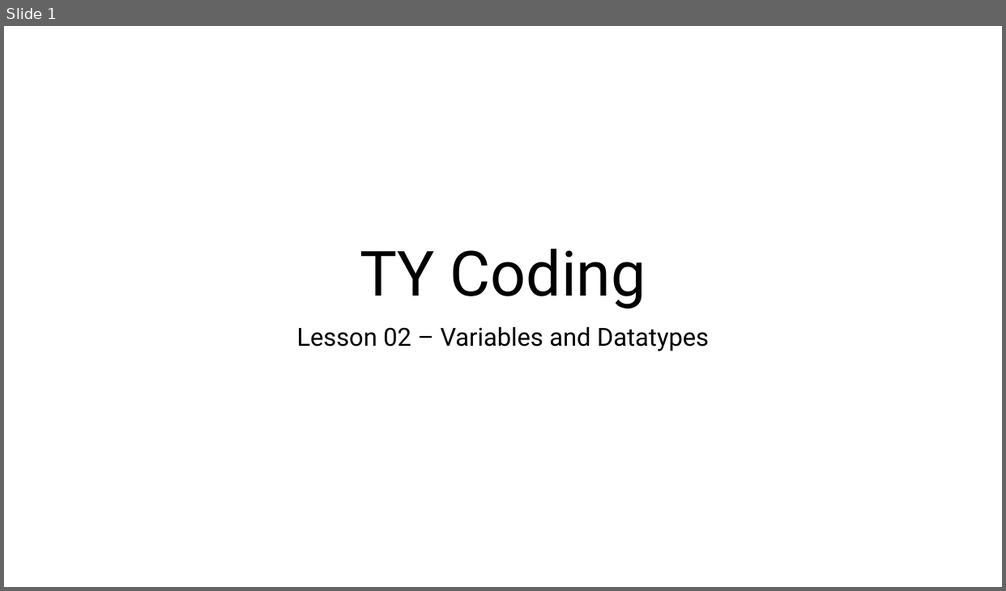
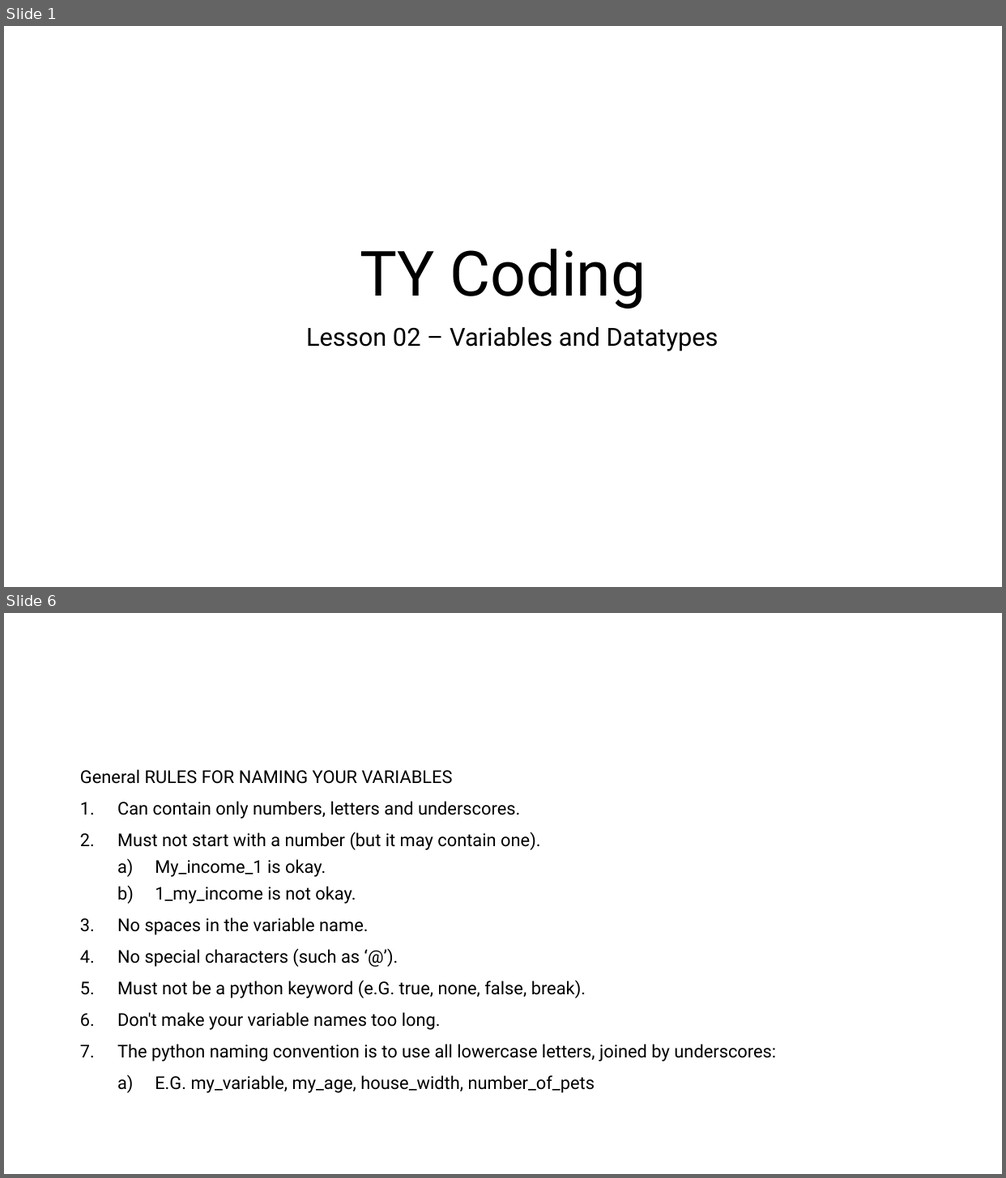
Before and after one commit to JFinnTeacher/TY-Introduction-to-Coding-with-Python, a slide deck: Lesson 02 - Datatypes and Variables/Teaching Resources/Lesson 02 Variables and Datatypes.pptx. Shown one above the other, each under a label of ours: slide 1 before the commit, slides 1 and 6 after it; the slides between them are not shown. The pictures are 1006x591 and 1006x1178 pixels, drawn with LibreOffice and Linux fonts; fonts in the diff are those of the drawing; background and template pictures are left out. Boxes give left, top, right and bottom in pixels: in the first picture for what was removed or moved away, otherwise in the second. Text is boxed around its words. In the diff, an @@ line names an element or a change of style, - is before the commit and + after.

Commit message:
Added lessons 2 and 3

```diff
--- a/Lesson 02 - Datatypes and Variables/Teaching Resources/Lesson 02 Variables and Datatypes.pptx
+++ b/Lesson 02 - Datatypes and Variables/Teaching Resources/Lesson 02 Variables and Datatypes.pptx
@@ slide 6 added at (x1=4, y1=613, x2=1002, y2=1174), background #FFFFFF @@
@@ text added at (x1=80, y1=769, x2=776, y2=1093), 17 pt, text #000000 @@
+General RULES FOR NAMING YOUR VARIABLES
+1. Can contain only numbers, letters and underscores.
+2. Must not start with a number (but it may contain one).
+  a) My_income_1 is okay.
+  b) 1_my_income is not okay.
+3. No spaces in the variable name.
+4. No special characters (such as ‘@’).
+5. Must not be a python keyword (e.G. true, none, false, break).
+6. Don't make your variable names too long.
+7. The python naming convention is to use all lowercase letters, joined by underscores:
+h) E.G. my_variable, my_age, house_width, number_of_pets
@@ slide 1 changed as well @@
@@ subtitle "Lesson 02 – Variables and ..." at (x1=306, y1=327, x2=718, y2=352): indent changed @@
```
Also in this commit, not shown: 12 other slides added, 17 other files.
